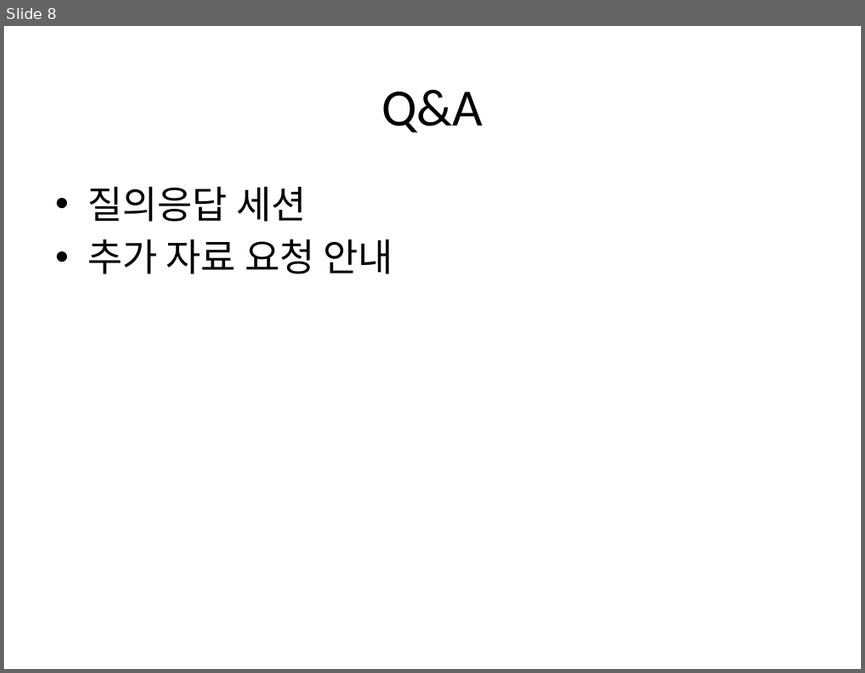
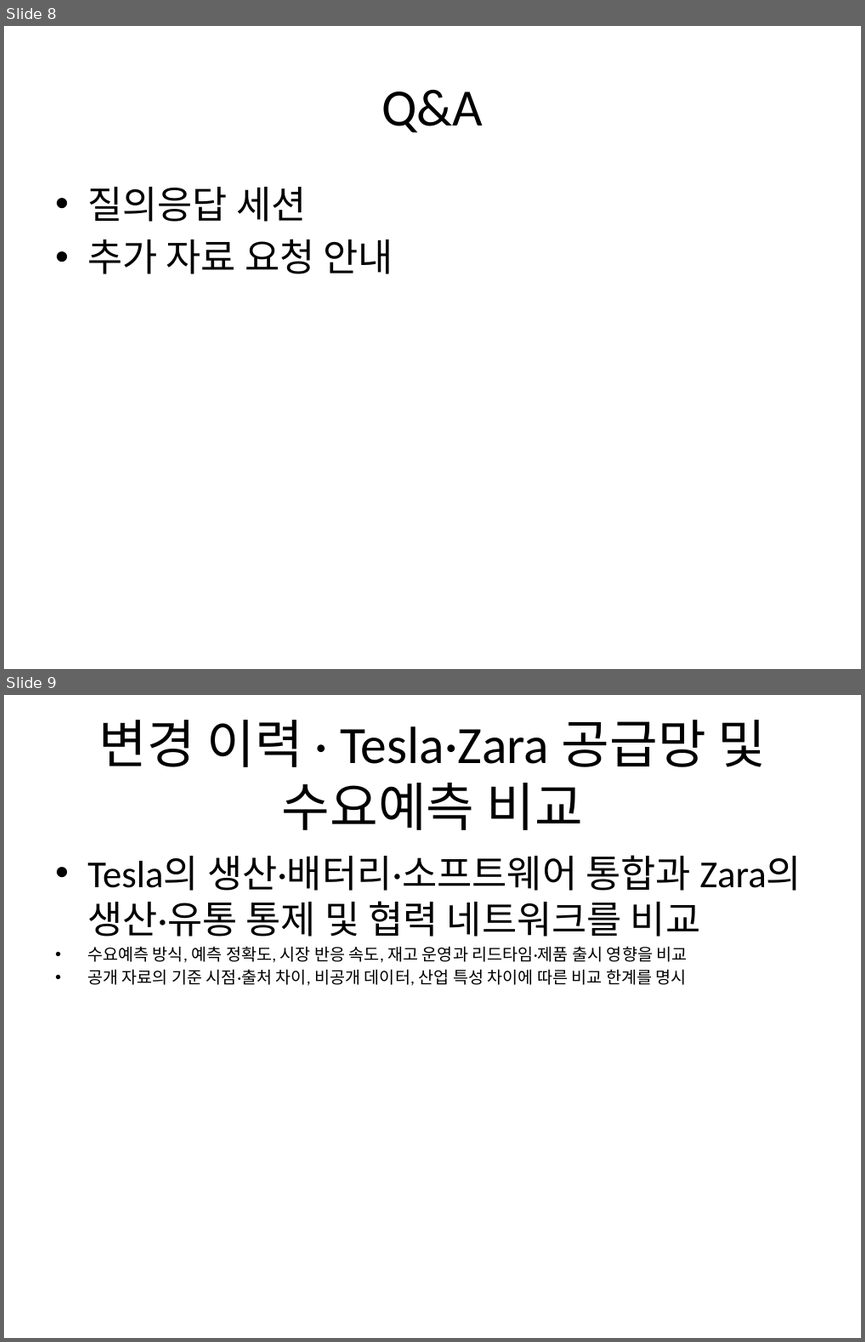
Before and after one commit to Abraxaspark91/n8n_termpjt, a slide deck: scenarios/S09_kaist_case_study/deliverables/Tesla_Zara_발표_덱.pptx. Shown one above the other, each under a label of ours: slide 8 before the commit, slides 8 and 9 after it. The pictures are 865x673 and 865x1342 pixels, drawn with LibreOffice and Linux fonts; fonts in the diff are those of the drawing. Boxes give left, top, right and bottom in pixels: in the first picture for what was removed or moved away, otherwise in the second. Text is boxed around its words. In the diff, an @@ line names an element or a change of style, - is before the commit and + after.

```diff
--- a/scenarios/S09_kaist_case_study/deliverables/Tesla_Zara_발표_덱.pptx
+++ b/scenarios/S09_kaist_case_study/deliverables/Tesla_Zara_발표_덱.pptx
@@ slide 9 added at (x1=4, y1=695, x2=861, y2=1338), background #FFFFFF @@
@@ title added at (x1=98, y1=720, x2=766, y2=830), 44 pt, text #000000 @@
+변경 이력 · Tesla·Zara 공급망 및 수요예측 비교
@@ text added at (x1=87, y1=855, x2=801, y2=986), 14 pt, text #000000 @@
+• Tesla의 생산·배터리·소프트웨어 통합과 Zara의 생산·유통 통제 및 협력 네트워크를 비교
+• 수요예측 방식, 예측 정확도, 시장 반응 속도, 재고 운영과 리드타임·제품 출시 영향을 비교
+• 공개 자료의 기준 시점·출처 차이, 비공개 데이터, 산업 특성 차이에 따른 비교 한계를 명시
```
Also in this commit, not shown: 8 other files.
